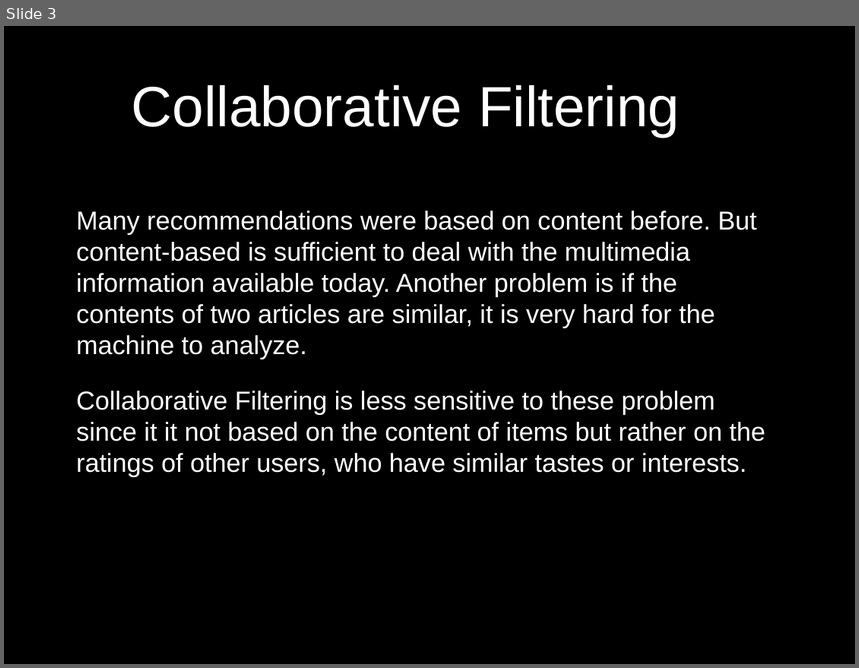
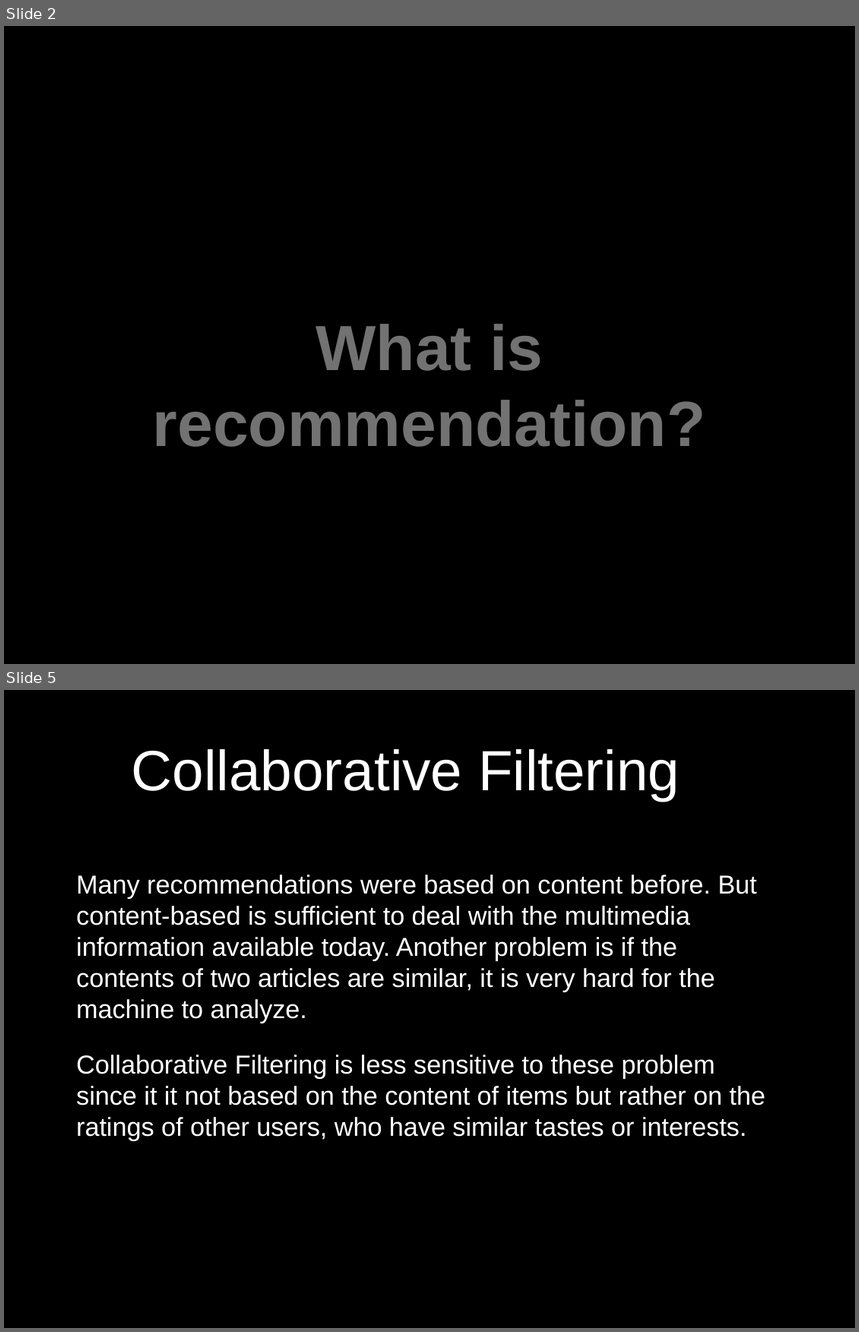
Before and after one commit to UCSBGauchos/MAE-data, a slide deck: Final Presentation.pptx. Shown one above the other, each under a label of ours: slide 3 before the commit, slides 2 and 5 after it; the slides between them are not shown. The pictures are 859x668 and 859x1332 pixels, drawn with LibreOffice and Linux fonts; fonts in the diff are those of the drawing; background and template pictures are left out. Boxes give left, top, right and bottom in pixels: in the first picture for what was removed or moved away, otherwise in the second. Text is boxed around its words. In the diff, an @@ line names an element or a change of style, - is before the commit and + after.

```diff
--- a/Final Presentation.pptx
+++ b/Final Presentation.pptx
@@ slide 2 added at bbox=[4, 26, 855, 664], background picture (left out) @@
@@ text added at bbox=[153, 324, 706, 447], 54 pt, text #727272, bold @@
+What is recommendation?
@@ what was slide 3 is now slide 5 @@
```
Also in this commit, not shown: 6 slides changed, 10 other slides added.
